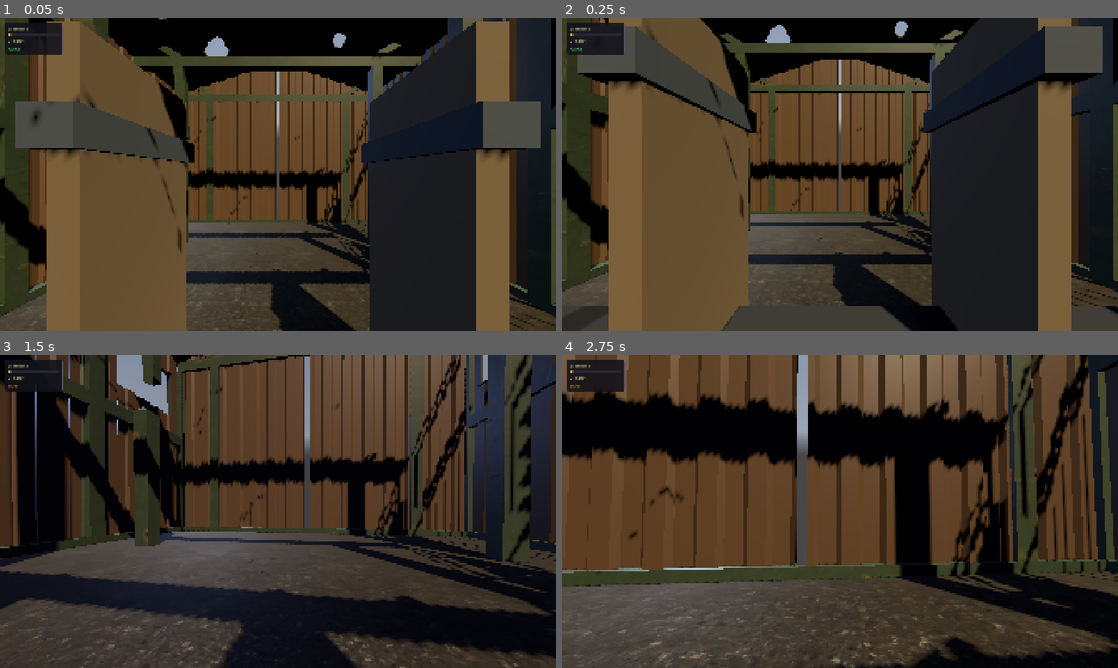
Above: before the commit, frames 1-4 (two rows, left to right).
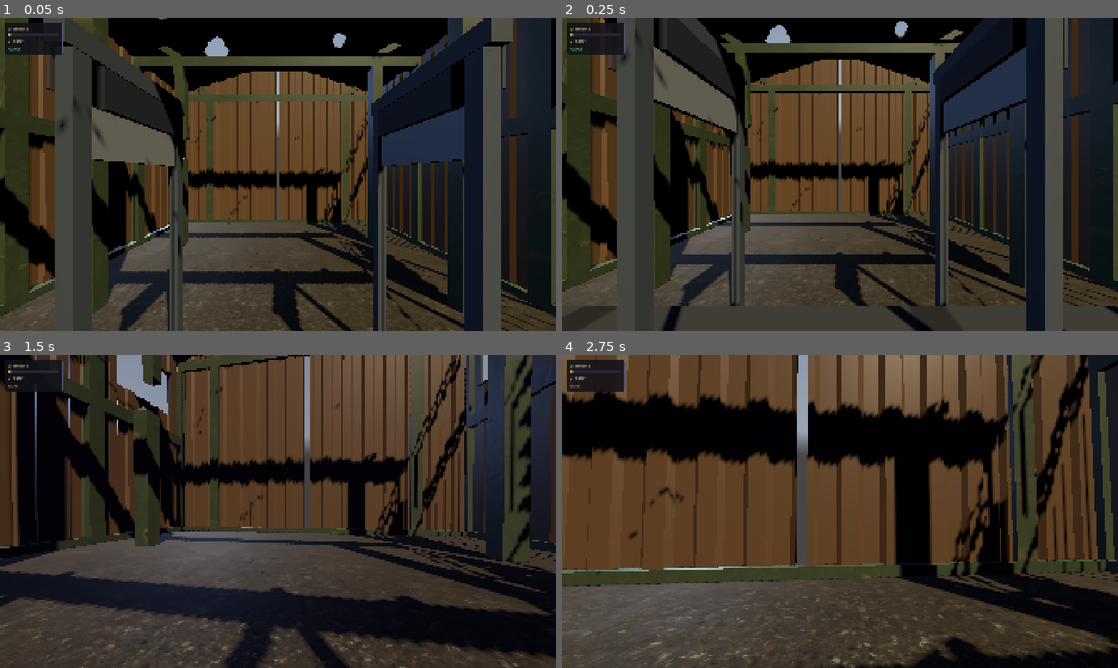
Above: after the commit, the same moments.

Repository: mateusalkimim/relativity-paradox-lab
Game: Godot game, scene res://scenes/main.tscn
Same seed, same stepped clock (60 frames per second), same inputs: the game is played once before the commit and once after it. A sky picture missing from this copy of the repository is replaced by a grey-blue gradient.
Inputs (mouse positions are in pixels of both pictures, inside the frame that each line leads up to):
- Up to frame 1 (0.05 s): no input
- Up to frame 2 (0.25 s): no input
- Up to frame 3 (1.5 s): move the mouse to (305, 511) at 0.52 s; hold Space (action_primary) 0.53-1.28 s; hold W (move_forward) from 0.53 s (still down); move the mouse to (250, 511) at 1.27 s; tap Q (switch_frame) at 1.35 s
- Up to frame 4 (2.75 s): keep holding W (move_forward); move the mouse to (851, 505) at 2.02 s; hold Space (action_primary) from 2.03 s (still down)

The runs differ from the first frame. In frame 1, 34% of the frame differs, in the area x 2-98%, y 0-100%; in frame 2, 38%; in frame 3, 1.3%; in frame 4, nothing differs.

Commit message:
feat: improve procedural guillotine model (placeholder for guilhotina.glb)
Replaces the 2-box placeholder with a structured low-poly model:
- Two vertical steel posts (H frame) with inner guide rails
- Top crossbeam + base cross-member + two stability feet
- Blade assembly (Node3D parent): silver cutting face + dark iron weight block
- SHADING_MODE_PER_VERTEX for flat low-poly look; slight metallic on blade
- Unified _mesh() helper replaces the old _add_mesh()

BladeAssembly replaces the bare MeshInstance3D so the weight block
moves with the blade in _process() without manual tracking.

Co-Authored-By: Claude Sonnet 4.6 <noreply@anthropic.com>

Diff:
--- a/scripts/guillotine.gd
+++ b/scripts/guillotine.gd
@@ -13,8 +13,13 @@
 const BLADE_RAISED_Y: float = 4.0
 const BLADE_DOWN_Y: float = 0.7
 
+# Paleta §8.2 do README — guilhotina industrial
+const COLOR_FRAME:  Color = Color(0.29, 0.33, 0.38)   # #4A5560 aço cinza-azulado
+const COLOR_BLADE:  Color = Color(0.62, 0.66, 0.70)   # prata — face cortante
+const COLOR_WEIGHT: Color = Color(0.18, 0.21, 0.25)   # ferro escuro — bloco de peso
+
 var state: State = State.READY
-var _blade: MeshInstance3D
+var _blade_assembly: Node3D
 var _down_timer: float = 0.0
 
 func _ready() -> void:
@@ -24,9 +29,10 @@
 func _process(delta: float) -> void:
 	match state:
 		State.FALLING:
-			_blade.position.y = move_toward(_blade.position.y, BLADE_DOWN_Y, FALL_SPEED * delta)
-			if _blade.position.y <= BLADE_DOWN_Y:
-				_blade.position.y = BLADE_DOWN_Y
+			_blade_assembly.position.y = move_toward(
+					_blade_assembly.position.y, BLADE_DOWN_Y, FALL_SPEED * delta)
+			if _blade_assembly.position.y <= BLADE_DOWN_Y:
+				_blade_assembly.position.y = BLADE_DOWN_Y
 				state = State.DOWN
 				_down_timer = DOWN_DURATION
 
@@ -36,9 +42,10 @@
 				state = State.RETRACTING
 
 		State.RETRACTING:
-			_blade.position.y = move_toward(_blade.position.y, BLADE_RAISED_Y, RETRACT_SPEED * delta)
-			if _blade.position.y >= BLADE_RAISED_Y:
-				_blade.position.y = BLADE_RAISED_Y
+			_blade_assembly.position.y = move_toward(
+					_blade_assembly.position.y, BLADE_RAISED_Y, RETRACT_SPEED * delta)
+			if _blade_assembly.position.y >= BLADE_RAISED_Y:
+				_blade_assembly.position.y = BLADE_RAISED_Y
 				state = State.READY
 
 func drop() -> void:
@@ -47,16 +54,42 @@
 
 func reset() -> void:
 	state = State.READY
-	_blade.position.y = BLADE_RAISED_Y
+	_blade_assembly.position.y = BLADE_RAISED_Y
 	_down_timer = 0.0
 
 func _build_frame() -> void:
-	_add_mesh("Frame", Vector3(0.0, FRAME_HEIGHT * 0.5, 0.0), Vector3(0.3, FRAME_HEIGHT, 2.2), Color(0.5, 0.42, 0.32))
+	# Dois montantes verticais (os trilhos do H)
+	_mesh(self, "PostLeft",  Vector3(0.0, FRAME_HEIGHT * 0.5, -1.0), Vector3(0.18, FRAME_HEIGHT, 0.18), COLOR_FRAME)
+	_mesh(self, "PostRight", Vector3(0.0, FRAME_HEIGHT * 0.5,  1.0), Vector3(0.18, FRAME_HEIGHT, 0.18), COLOR_FRAME)
+
+	# Viga superior conectando os montantes
+	_mesh(self, "TopBeam", Vector3(0.0, FRAME_HEIGHT - 0.12, 0.0), Vector3(0.20, 0.24, 2.36), COLOR_FRAME)
+
+	# Base: travessa central + dois pés que dão estabilidade lateral
+	_mesh(self, "BaseCross", Vector3(0.0, 0.11, 0.0),  Vector3(0.24, 0.22, 2.36), COLOR_FRAME)
+	_mesh(self, "BaseFootL", Vector3(0.0, 0.11, -1.0), Vector3(0.54, 0.22, 0.22), COLOR_FRAME)
+	_mesh(self, "BaseFootR", Vector3(0.0, 0.11,  1.0), Vector3(0.54, 0.22, 0.22), COLOR_FRAME)
+
+	# Guias internas — calhas onde a lâmina desliza
+	_mesh(self, "GuideL", Vector3(0.0, FRAME_HEIGHT * 0.5, -0.91), Vector3(0.06, FRAME_HEIGHT, 0.05), COLOR_WEIGHT)
+	_mesh(self, "GuideR", Vector3(0.0, FRAME_HEIGHT * 0.5,  0.91), Vector3(0.06, FRAME_HEIGHT, 0.05), COLOR_WEIGHT)
 
 func _build_blade() -> void:
-	_blade = _add_mesh("Blade", Vector3(0.0, BLADE_RAISED_Y, 0.0), Vector3(0.5, 0.4, 2.5), Color(0.29, 0.33, 0.38))
+	_blade_assembly = Node3D.new()
+	_blade_assembly.name = "BladeAssembly"
+	_blade_assembly.position.y = BLADE_RAISED_Y
+	add_child(_blade_assembly)
 
-func _add_mesh(node_name: String, pos: Vector3, size: Vector3, color: Color) -> MeshInstance3D:
+	# Corpo da lâmina — face cortante prateada, desliza entre as guias
+	_mesh(_blade_assembly, "BladeBody",
+			Vector3(0.0, 0.0, 0.0), Vector3(0.10, 0.55, 1.76), COLOR_BLADE, 0.3)
+
+	# Bloco de peso — ferro escuro sobre a lâmina, dá massa visual ao conjunto
+	_mesh(_blade_assembly, "BladeWeight",
+			Vector3(0.0, 0.50, 0.0), Vector3(0.28, 0.45, 1.60), COLOR_WEIGHT)
+
+func _mesh(parent: Node3D, node_name: String, pos: Vector3, size: Vector3,
+		color: Color, metallic: float = 0.0) -> MeshInstance3D:
 	var mi := MeshInstance3D.new()
 	mi.name = node_name
 	mi.position = pos
@@ -64,8 +97,10 @@
 	mesh.size = size
 	var mat := StandardMaterial3D.new()
 	mat.albedo_color = color
-	mat.roughness = 0.9
+	mat.shading_mode = BaseMaterial3D.SHADING_MODE_PER_VERTEX
+	mat.roughness = 0.85
+	mat.metallic = metallic
 	mi.mesh = mesh
 	mi.set_surface_override_material(0, mat)
-	add_child(mi)
+	parent.add_child(mi)
 	return mi
